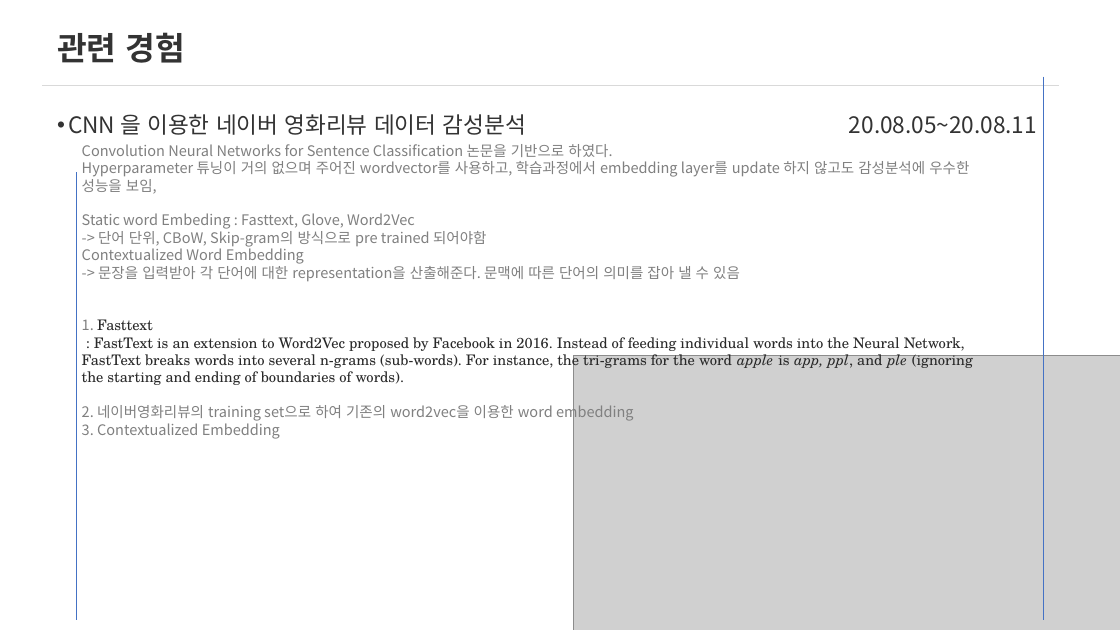
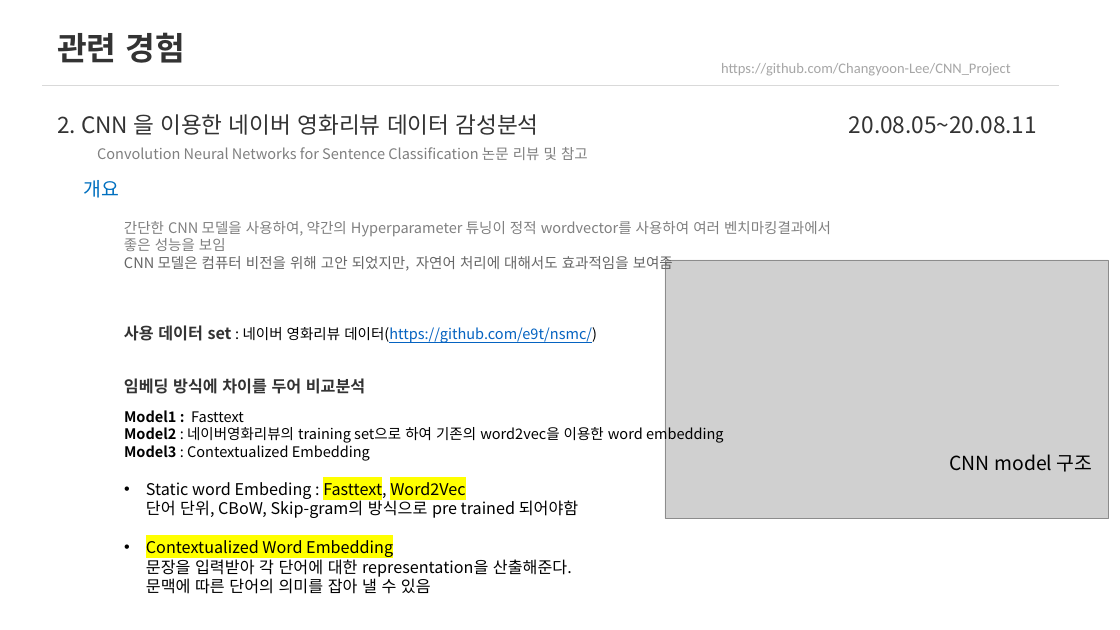
Before and after one commit to Changyoon-Lee/portfolio, a slide deck: slide 6 of 포트폴리오세부내용.pptx (slide 4 before the commit). Drawn at 1120x630 pixels with LibreOffice and Linux fonts; fonts in the diff are those of the drawing; grey boxes stand for pictures. Boxes give left, top, right and bottom in pixels: in the first picture for what was removed or moved away, otherwise in the second. Text is boxed around its words. In the diff, an @@ line names an element or a change of style, - is before the commit and + after.

```diff
--- a/포트폴리오세부내용.pptx
+++ b/포트폴리오세부내용.pptx
@@ text added at bbox=[721, 63, 1010, 76], 18 pt, text #A6A6A6 @@
+https://github.com/Changyoon-Lee/CNN_Project
@@ line removed from (1043, 77) to (1043, 620) @@
@@ text at bbox=[57, 114, 539, 135]: text changed @@
-• CNN 을 이용한 네이버 영화리뷰 데이터 감성분석
+2. CNN 을 이용한 네이버 영화리뷰 데이터 감성분석
@@ text added at bbox=[97, 147, 588, 160], 18 pt, text #808080 @@
+Convolution Neural Networks for Sentence Classification 논문 리뷰 및 참고
@@ line removed from (76, 173) to (76, 620) @@
@@ text added at bbox=[83, 180, 119, 198], 24 pt, text #0070C0 @@
+개요
@@ text added at bbox=[124, 221, 831, 272], 18 pt, text #808080 @@
+간단한 CNN 모델을 사용하여, 약간의 Hyperparameter 튜닝이 정적 wordvector를 사용하여 여러 벤치마킹결과에서 좋은 성능을 보임
+CNN 모델은 컴퓨터 비전을 위해 고안 되었지만, 자연어 처리에 대해서도 효과적임을 보여줌
@@ picture: place and size @@
-picture at bbox=[573, 355, 1120, 630]
+picture at bbox=[665, 260, 1108, 518]
@@ text added at bbox=[124, 325, 597, 343], 18 pt, text #0563C1, underline @@
+사용 데이터 set : 네이버 영화리뷰 데이터(https://github.com/e9t/nsmc/)
@@ text added at bbox=[124, 378, 366, 394], 20 pt, text #333333, bold @@
+임베딩 방식에 차이를 두어 비교분석
@@ text at bbox=[124, 410, 724, 594]: text changed; size 18 to 20 pt; text colour #808080 to #000000 @@
-Convolution Neural Networks for Sentence Classification 논문을 기반으로 하였다.
-Hyperparameter 튜닝이 거의 없으며 주어진 wordvector를 사용하고, 학습과정에서 embedding layer를 update 하지 않고도 감성분석에 우수한 성능을 보임,
-Static word Embeding : Fasttext, Glove, Word2Vec
--> 단어 단위, CBoW, Skip-gram의 방식으로 pre trained 되어야함
-Contextualized Word Embedding
--> 문장을 입력받아 각 단어에 대한 representation을 산출해준다. 문맥에 따른 단어의 의미를 잡아 낼 수 있음
-1. Fasttext
-: FastText is an extension to Word2Vec proposed by Facebook in 2016. Instead of feeding individual words into the Neural Network, FastText breaks words into several n-grams (sub-words). For instance, the tri-grams for the word apple is app, ppl, and ple (ignoring the starting and ending of boundaries of words).
-2. 네이버영화리뷰의 training set으로 하여 기존의 word2vec을 이용한 word embedding
-3. Contextualized Embedding
+Model1 : Fasttext
+Model2 : 네이버영화리뷰의 training set으로 하여 기존의 word2vec을 이용한 word embedding
+Model3 : Contextualized Embedding
+• Static word Embeding : Fasttext, Word2Vec
+  단어 단위, CBoW, Skip-gram의 방식으로 pre trained 되어야함
+• Contextualized Word Embedding
+  문장을 입력받아 각 단어에 대한 representation을 산출해준다.
+  문맥에 따른 단어의 의미를 잡아 낼 수 있음
@@ text added at bbox=[950, 454, 1093, 472], 24 pt, text #000000 @@
+CNN model 구조
```
Also in this commit, not shown: 12 other slides changed, 5 slides added.
